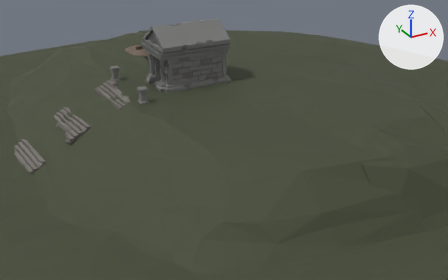
What one commit did to the glTF model public/graveyardScene.glb.
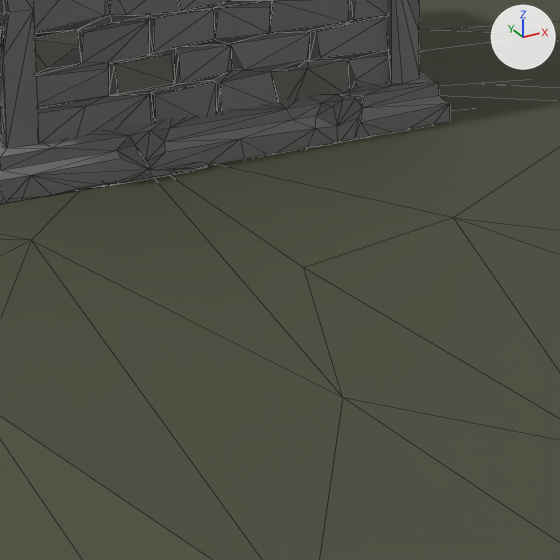
Each version is shown from a camera (50 mm lens) standing at (-8.27, -21.57, 10.13) and looking at (1.56, -3.7, 1.2), then close up on the part from 37% to 55% of the width and 23% to 51% of the height. Lighting does not change. The marker at upper right points along +X, +Y and +Z. The close-ups show mesh edges as thin lines. Where no turn or scale is listed for an object, it has been applied to the vertices.

The first close-up shows 'SM_Env_Entrance_Crypt_01', 'SM_Env_Grass_Mound_Ramp_01', 'SM_Env_Grass_Mound_Ramp_01.001'.
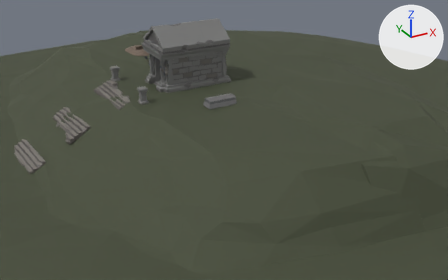
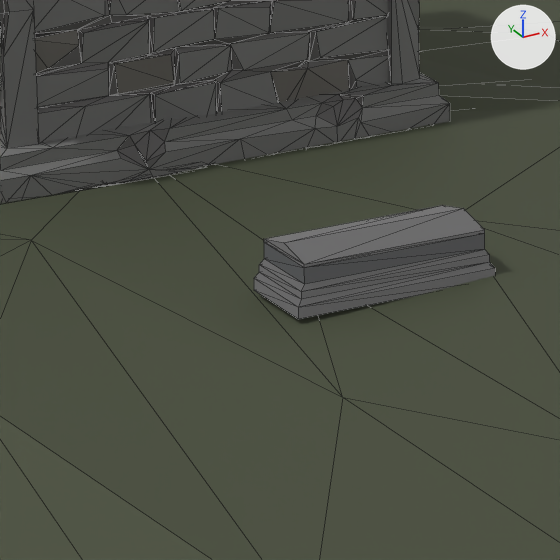
What changed in the scene script:
```text
Add mat_stone:
    mat_stone = principled_material('stone')
    mat_stone.base_color = (0.205, 0.202, 0.205)  # grey #7d7c7d
    mat_stone.metallic = 1.0
    mat_stone.roughness = 1.0
    mat_stone.emission_strength = 0.0637
Add mat_stonedark:
    mat_stonedark = principled_material('stoneDark')
    mat_stonedark.base_color = (0.0802, 0.0887, 0.0953)  # dark grey #505457
    mat_stonedark.metallic = 1.0
    mat_stonedark.roughness = 1.0
    mat_stonedark.emission_strength = 0.055
Add me_mesh_lid:
    me_mesh_lid.from_pydata([(-0.514, -0.219, 0.0), (-0.519, 0.207, 0.0), (-0.514, -0.219, 0.018), (-0.519, 0.207, 0.018), (-0.517, -0.006, 0.066), (0.514, 0.219, 0.0), (0.519, -0.207, 0.0), (0.514, 0.219, 0.018), (0.519, -0.207, 0.018), (0.517, 0.006, 0.066)], [], [(2, 1, 0), (1, 2, 3), (3, 2, 4), (7, 6, 5), (6, 7, 8), (8, 7, 9), (2, 6, 8), (6, 2, 0), (1, 6, 0), (6, 1, 5), (1, 7, 5), (7, 1, 3), (7, 4, 9), (4, 7, 3), (9, 2, 8), (2, 9, 4)])
    me_mesh_lid.materials.append(mat_stone)  # grey #7d7c7d
Add me_mesh_gravestoneflatopen:
    me_mesh_gravestoneflatopen.from_pydata(...)  # 32 vertices, 60 faces; spans x -0.569..0.569, y -0.243..0.243, z 0.0..0.254
    # faces by material slot: [52, 8]
    me_mesh_gravestoneflatopen.materials.append(mat_stone)  # grey #7d7c7d
    me_mesh_gravestoneflatopen.materials.append(mat_stonedark)  # dark grey #505457
Add ob_lid:
    ob_lid = bpy.data.objects.new('lid', me_mesh_lid)
    ob_lid.location = (1.716, -3.139, 2.589)
Add ob_gravestoneflatopen:
    ob_gravestoneflatopen = bpy.data.objects.new('gravestoneFlatOpen', me_mesh_gravestoneflatopen)
    ob_gravestoneflatopen.location = (1.716, -3.14, 2.335)
```

What differs and where, as boxes (x1, y1, x2, y2) in the close-ups (560 x 560 px):
'gravestoneFlatOpen', added: after (254, 233, 495, 319)
    faces in mat_stone (grey #7d7c7d): (254, 233, 495, 319)
    faces in mat_stonedark (dark grey #505457): (264, 233, 485, 284)
'lid', added: after (264, 205, 485, 268)
